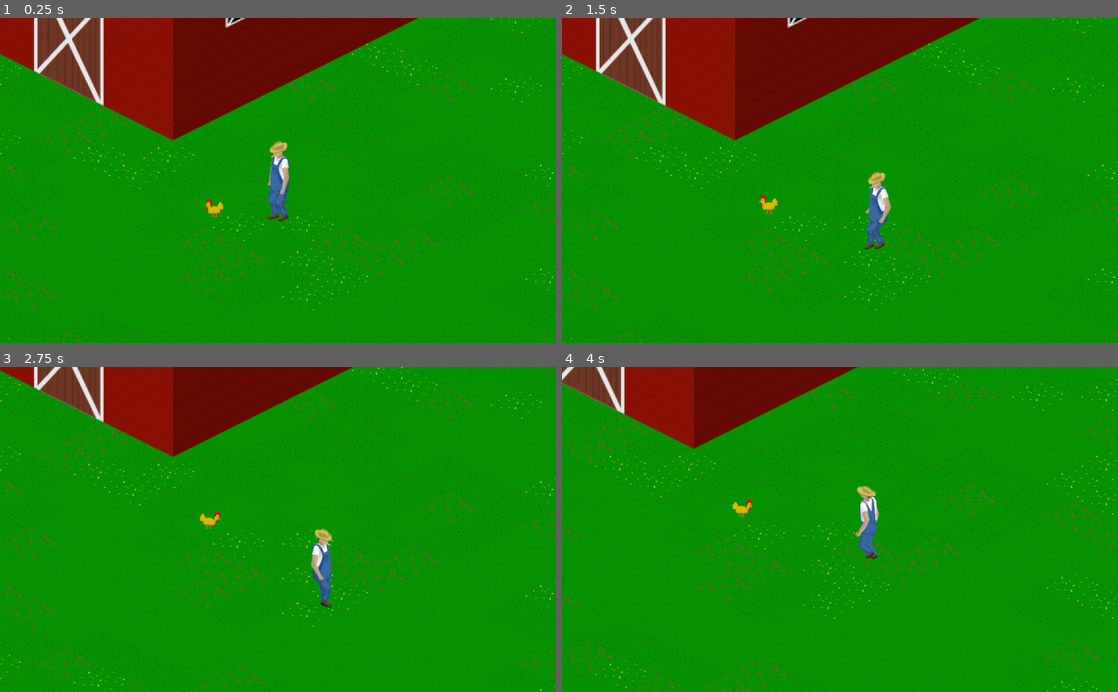
Above: before the commit, frames 1-4 (two rows, left to right).
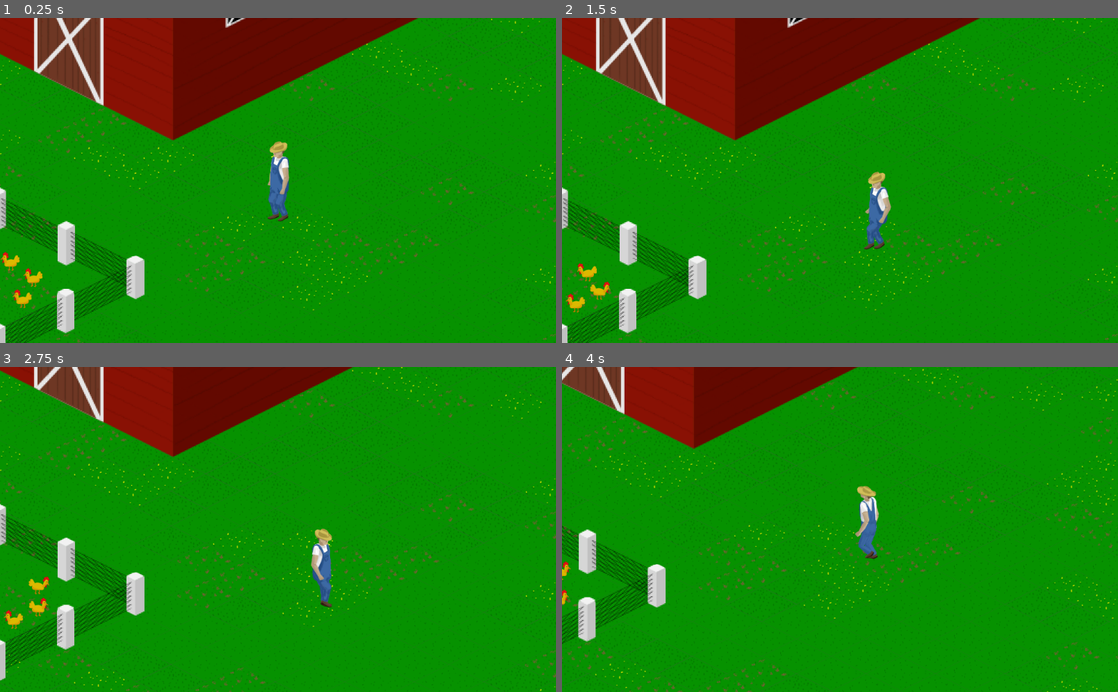
Above: after the commit, the same moments.

Repository: CodeChomper/LDJam46
Game: Godot game, scene res://Scenes/Farm.tscn
Two runs of this game, one before a commit and one after it. Both use one fixed random seed, a clock stepped at 60 frames per second and the inputs below.
Inputs:
- Up to frame 1 (0.25 s): no input
- Up to frame 2 (1.5 s): hold Right (ui_right) 0.53-1.28 s; hold Down (ui_down) from 1.28 s (still down)
- Up to frame 3 (2.75 s): release Down (ui_down) at 2.03 s; hold Right (ui_right) from 2.03 s (still down)
- Up to frame 4 (4 s): release Right (ui_right) at 2.78 s; hold Up (ui_up) 2.78-3.53 s; hold Left (ui_left) from 3.53 s (still down)

The runs differ from the first frame. In frame 1, 3.4% of the frame differs, in the area x 0-41%, y 52-100%; in frame 2, 3.4%; in frame 3, 3.5%, in the area x 0-40%, y 42-97%; in frame 4, 2.5%.

Commit message:
Added Chicken Coop

Diff:
--- a/Scenes/Farm.tscn
+++ b/Scenes/Farm.tscn
@@ -1,9 +1,11 @@
-[gd_scene load_steps=6 format=2]
+[gd_scene load_steps=8 format=2]
 
 [ext_resource path="res://GrasTiles.png" type="Texture" id=1]
 [ext_resource path="res://Scenes/Farmer.tscn" type="PackedScene" id=2]
 [ext_resource path="res://Barn.png" type="Texture" id=3]
 [ext_resource path="res://Scenes/Chicken.tscn" type="PackedScene" id=4]
+[ext_resource path="res://Scenes/Fences/Back.tscn" type="PackedScene" id=5]
+[ext_resource path="res://Scenes/Fences/Side.tscn" type="PackedScene" id=6]
 
 [sub_resource type="TileSet" id=1]
 0/name = "GrasTiles.png 0"
@@ -29,6 +31,244 @@
 0/shape_one_way_margin = 0.0
 0/shapes = [  ]
 0/z_index = 0
+1/name = "GrasTiles.png 1"
+1/texture = ExtResource( 1 )
+1/tex_offset = Vector2( 0, 0 )
+1/modulate = Color( 1, 1, 1, 1 )
+1/region = Rect2( 0, 160, 128, 64 )
+1/tile_mode = 0
+1/occluder_offset = Vector2( 0, 0 )
+1/navigation_offset = Vector2( 0, 0 )
+1/shape_offset = Vector2( 0, 0 )
+1/shape_transform = Transform2D( 1, 0, 0, 1, 0, 0 )
+1/shape_one_way = false
+1/shape_one_way_margin = 0.0
+1/shapes = [  ]
+1/z_index = 0
+2/name = "GrasTiles.png 2"
+2/texture = ExtResource( 1 )
+2/tex_offset = Vector2( 0, 0 )
+2/modulate = Color( 1, 1, 1, 1 )
+2/region = Rect2( 128, 160, 128, 64 )
+2/tile_mode = 0
+2/occluder_offset = Vector2( 0, 0 )
+2/navigation_offset = Vector2( 0, 0 )
+2/shape_offset = Vector2( 0, 0 )
+2/shape_transform = Transform2D( 1, 0, 0, 1, 0, 0 )
+2/shape_one_way = false
+2/shape_one_way_margin = 0.0
+2/shapes = [  ]
+2/z_index = 0
+3/name = "GrasTiles.png 3"
+3/texture = ExtResource( 1 )
+3/tex_offset = Vector2( 0, 0 )
+3/modulate = Color( 1, 1, 1, 1 )
+3/region = Rect2( 0, 224, 128, 64 )
+3/tile_mode = 0
+3/occluder_offset = Vector2( 0, 0 )
+3/navigation_offset = Vector2( 0, 0 )
+3/shape_offset = Vector2( 0, 0 )
+3/shape_transform = Transform2D( 1, 0, 0, 1, 0, 0 )
+3/shape_one_way = false
+3/shape_one_way_margin = 0.0
+3/shapes = [  ]
+3/z_index = 0
+4/name = "GrasTiles.png 4"
+4/texture = ExtResource( 1 )
+4/tex_offset = Vector2( 0, 0 )
+4/modulate = Color( 1, 1, 1, 1 )
+4/region = Rect2( 128, 224, 128, 64 )
+4/tile_mode = 0
+4/occluder_offset = Vector2( 0, 0 )
+4/navigation_offset = Vector2( 0, 0 )
+4/shape_offset = Vector2( 0, 0 )
+4/shape_transform = Transform2D( 1, 0, 0, 1, 0, 0 )
+4/shape_one_way = false
+4/shape_one_way_margin = 0.0
+4/shapes = [  ]
+4/z_index = 0
+5/name = "GrasTiles.png 5"
+5/texture = ExtResource( 1 )
+5/tex_offset = Vector2( 0, 0 )
+5/modulate = Color( 1, 1, 1, 1 )
+5/region = Rect2( 256, 160, 128, 64 )
+5/tile_mode = 0
+5/occluder_offset = Vector2( 0, 0 )
+5/navigation_offset = Vector2( 0, 0 )
+5/shape_offset = Vector2( 0, 0 )
+5/shape_transform = Transform2D( 1, 0, 0, 1, 0, 0 )
+5/shape_one_way = false
+5/shape_one_way_margin = 0.0
+5/shapes = [  ]
+5/z_index = 0
+6/name = "GrasTiles.png 6"
+6/texture = ExtResource( 1 )
+6/tex_offset = Vector2( 0, 0 )
+6/modulate = Color( 1, 1, 1, 1 )
+6/region = Rect2( 256, 96, 128, 64 )
+6/tile_mode = 0
+6/occluder_offset = Vector2( 0, 0 )
+6/navigation_offset = Vector2( 0, 0 )
+6/shape_offset = Vector2( 0, 0 )
+6/shape_transform = Transform2D( 1, 0, 0, 1, 0, 0 )
+6/shape_one_way = false
+6/shape_one_way_margin = 0.0
+6/shapes = [  ]
+6/z_index = 0
+7/name = "GrasTiles.png 7"
+7/texture = ExtResource( 1 )
+7/tex_offset = Vector2( 0, 0 )
+7/modulate = Color( 1, 1, 1, 1 )
+7/region = Rect2( 384, 96, 128, 64 )
+7/tile_mode = 0
+7/occluder_offset = Vector2( 0, 0 )
+7/navigation_offset = Vector2( 0, 0 )
+7/shape_offset = Vector2( 0, 0 )
+7/shape_transform = Transform2D( 1, 0, 0, 1, 0, 0 )
+7/shape_one_way = false
+7/shape_one_way_margin = 0.0
+7/shapes = [  ]
+7/z_index = 0
+8/name = "GrasTiles.png 8"
+8/texture = ExtResource( 1 )
+8/tex_offset = Vector2( 0, 0 )
+8/modulate = Color( 1, 1, 1, 1 )
+8/region = Rect2( 384, 160, 128, 64 )
+8/tile_mode = 0
+8/occluder_offset = Vector2( 0, 0 )
+8/navigation_offset = Vector2( 0, 0 )
+8/shape_offset = Vector2( 0, 0 )
+8/shape_transform = Transform2D( 1, 0, 0, 1, 0, 0 )
+8/shape_one_way = false
+8/shape_one_way_margin = 0.0
+8/shapes = [  ]
+8/z_index = 0
+9/name = "GrasTiles.png 9"
+9/texture = ExtResource( 1 )
+9/tex_offset = Vector2( 0, 0 )
+9/modulate = Color( 1, 1, 1, 1 )
+9/region = Rect2( 256, 224, 128, 64 )
+9/tile_mode = 0
+9/occluder_offset = Vector2( 0, 0 )
+9/navigation_offset = Vector2( 0, 0 )
+9/shape_offset = Vector2( 0, 0 )
+9/shape_transform = Transform2D( 1, 0, 0, 1, 0, 0 )
+9/shape_one_way = false
+9/shape_one_way_margin = 0.0
+9/shapes = [  ]
+9/z_index = 0
+10/name = "GrasTiles.png 10"
+10/texture = ExtResource( 1 )
+10/tex_offset = Vector2( 0, 0 )
+10/modulate = Color( 1, 1, 1, 1 )
+10/region = Rect2( 384, 224, 128, 64 )
+10/tile_mode = 0
+10/occluder_offset = Vector2( 0, 0 )
+10/navigation_offset = Vector2( 0, 0 )
+10/shape_offset = Vector2( 0, 0 )
+10/shape_transform = Transform2D( 1, 0, 0, 1, 0, 0 )
+10/shape_one_way = false
+10/shape_one_way_margin = 0.0
+10/shapes = [  ]
+10/z_index = 0
+11/name = "GrasTiles.png 11"
+11/texture = ExtResource( 1 )
+11/tex_offset = Vector2( 0, 0 )
+11/modulate = Color( 1, 1, 1, 1 )
+11/region = Rect2( 256, 288, 128, 64 )
+11/tile_mode = 0
+11/occluder_offset = Vector2( 0, 0 )
+11/navigation_offset = Vector2( 0, 0 )
+11/shape_offset = Vector2( 0, 0 )
+11/shape_transform = Transform2D( 1, 0, 0, 1, 0, 0 )
+11/shape_one_way = false
+11/shape_one_way_margin = 0.0
+11/shapes = [  ]
+11/z_index = 0
+12/name = "GrasTiles.png 12"
+12/texture = ExtResource( 1 )
+12/tex_offset = Vector2( 0, 0 )
+12/modulate = Color( 1, 1, 1, 1 )
+12/region = Rect2( 384, 288, 128, 64 )
+12/tile_mode = 0
+12/occluder_offset = Vector2( 0, 0 )
+12/navigation_offset = Vector2( 0, 0 )
+12/shape_offset = Vector2( 0, 0 )
+12/shape_transform = Transform2D( 1, 0, 0, 1, 0, 0 )
+12/shape_one_way = false
+12/shape_one_way_margin = 0.0
+12/shapes = [  ]
+12/z_index = 0
+13/name = "GrasTiles.png 13"
+13/texture = ExtResource( 1 )
+13/tex_offset = Vector2( 0, 0 )
+13/modulate = Color( 1, 1, 1, 1 )
+13/region = Rect2( 512, 160, 128, 64 )
+13/tile_mode = 0
+13/occluder_offset = Vector2( 0, 0 )
+13/navigation_offset = Vector2( 0, 0 )
+13/shape_offset = Vector2( 0, 0 )
+13/shape_transform = Transform2D( 1, 0, 0, 1, 0, 0 )
+13/shape_one_way = false
+13/shape_one_way_margin = 0.0
+13/shapes = [  ]
+13/z_index = 0
+14/name = "GrasTiles.png 14"
+14/texture = ExtResource( 1 )
+14/tex_offset = Vector2( 0, 0 )
+14/modulate = Color( 1, 1, 1, 1 )
+14/region = Rect2( 512, 224, 128, 64 )
+14/tile_mode = 0
+14/occluder_offset = Vector2( 0, 0 )
+14/navigation_offset = Vector2( 0, 0 )
+14/shape_offset = Vector2( 0, 0 )
+14/shape_transform = Transform2D( 1, 0, 0, 1, 0, 0 )
+14/shape_one_way = false
+14/shape_one_way_margin = 0.0
+14/shapes = [  ]
+14/z_index = 0
+15/name = "GrasTiles.png 15"
+15/texture = ExtResource( 1 )
+15/tex_offset = Vector2( 0, 0 )
+15/modulate = Color( 1, 1, 1, 1 )
+15/region = Rect2( 640, 160, 128, 64 )
+15/tile_mode = 0
+15/occluder_offset = Vector2( 0, 0 )
+15/navigation_offset = Vector2( 0, 0 )
+15/shape_offset = Vector2( 0, 0 )
+15/shape_transform = Transform2D( 1, 0, 0, 1, 0, 0 )
+15/shape_one_way = false
+15/shape_one_way_margin = 0.0
+15/shapes = [  ]
+15/z_index = 0
+16/name = "GrasTiles.png 16"
+16/texture = ExtResource( 1 )
+16/tex_offset = Vector2( 0, 0 )
+16/modulate = Color( 1, 1, 1, 1 )
+16/region = Rect2( 640, 224, 128, 64 )
+16/tile_mode = 0
+16/occluder_offset = Vector2( 0, 0 )
+16/navigation_offset = Vector2( 0, 0 )
+16/shape_offset = Vector2( 0, 0 )
+16/shape_transform = Transform2D( 1, 0, 0, 1, 0, 0 )
+16/shape_one_way = false
+16/shape_one_way_margin = 0.0
+16/shapes = [  ]
+16/z_index = 0
+17/name = "GrasTiles.png 17"
+17/texture = ExtResource( 1 )
+17/tex_offset = Vector2( 0, 0 )
+17/modulate = Color( 1, 1, 1, 1 )
+17/region = Rect2( 128, 352, 128, 64 )
+17/tile_mode = 0
+17/occluder_offset = Vector2( 0, 0 )
+17/navigation_offset = Vector2( 0, 0 )
+17/shape_offset = Vector2( 0, 0 )
+17/shape_transform = Transform2D( 1, 0, 0, 1, 0, 0 )
+17/shape_one_way = false
+17/shape_one_way_margin = 0.0
+17/shapes = [  ]
+17/z_index = 0
 
 [node name="Farm" type="Node2D"]
 
@@ -57,4 +297,58 @@
 polygon = PoolVector2Array( -255.842, 93.5006, -64.2624, 174.553, 255.212, 28.2373, 255.738, -30.1838, -254.542, -13.2864 )
 
 [node name="Chicken" parent="YSort" instance=ExtResource( 4 )]
-position = Vector2( 398.053, 349.868 )
+position = Vector2( -142.308, 375.265 )
+
+[node name="Chicken2" parent="YSort" instance=ExtResource( 4 )]
+position = Vector2( -206.071, 400.121 )
+
+[node name="Chicken3" parent="YSort" instance=ExtResource( 4 )]
+position = Vector2( -90.4334, 451.455 )
+
+[node name="Chicken4" parent="YSort" instance=ExtResource( 4 )]
+position = Vector2( -151.494, 445.511 )
+
+[node name="Chicken5" parent="YSort" instance=ExtResource( 4 )]
+position = Vector2( -43.4221, 415.251 )
+
+[node name="Chicken6" parent="YSort" instance=ExtResource( 4 )]
+position = Vector2( 65.7308, 477.933 )
+
+[node name="Chicken7" parent="YSort" instance=ExtResource( 4 )]
+position = Vector2( -13.1619, 515.758 )
+
+[node name="Chicken8" parent="YSort" instance=ExtResource( 4 )]
+position = Vector2( 23.5827, 448.754 )
+
+[node name="Chicken9" parent="YSort" instance=ExtResource( 4 )]
+position = Vector2( 46.8182, 519.541 )
+
+[node name="Back" parent="YSort" instance=ExtResource( 5 )]
+position = Vector2( -320.08, 440.404 )
+
+[node name="Back2" parent="YSort" instance=ExtResource( 5 )]
+position = Vector2( -192.482, 506.222 )
+
+[node name="Back6" parent="YSort" instance=ExtResource( 5 )]
+position = Vector2( -64.1982, 317.505 )
+
+[node name="Back5" parent="YSort" instance=ExtResource( 5 )]
+position = Vector2( 63.3995, 383.323 )
+
+[node name="Side" parent="YSort" instance=ExtResource( 6 )]
+position = Vector2( -319.621, 378.912 )
+
+[node name="Side3" parent="YSort" instance=ExtResource( 6 )]
+position = Vector2( 62.1311, 569.325 )
+
+[node name="Side4" parent="YSort" instance=ExtResource( 6 )]
+position = Vector2( 189.116, 509.345 )
+
+[node name="Side2" parent="YSort" instance=ExtResource( 6 )]
+position = Vector2( -192.022, 317.332 )
+
+[node name="Back3" parent="YSort" instance=ExtResource( 5 )]
+position = Vector2( -64.9206, 568.428 )
+
+[node name="Back4" parent="YSort" instance=ExtResource( 5 )]
+position = Vector2( 190.961, 445.529 )
--- a/Scenes/Farmer.tscn
+++ b/Scenes/Farmer.tscn
@@ -67,22 +67,19 @@
 
 [sub_resource type="CapsuleShape2D" id=2]
 radius = 19.1862
-height = 23.8012
+height = 54.2134
 
 [node name="Farmer" type="KinematicBody2D"]
 script = ExtResource( 15 )
-__meta__ = {
-"_edit_group_": true
-}
 
 [node name="Animations" type="AnimatedSprite" parent="."]
 frames = SubResource( 1 )
 animation = "WalkUp"
-frame = 6
+frame = 4
 playing = true
 
 [node name="CollisionShape2D" type="CollisionShape2D" parent="."]
-position = Vector2( -3.23535, 37.8535 )
+position = Vector2( -3.88239, 23.2944 )
 shape = SubResource( 2 )
 
 [node name="Camera2D" type="Camera2D" parent="."]
--- /dev/null
+++ b/Scenes/Fences/Back.tscn
@@ -0,0 +1,12 @@
+[gd_scene load_steps=2 format=2]
+
+[ext_resource path="res://Props/Back.png" type="Texture" id=1]
+
+[node name="Back" type="Sprite"]
+scale = Vector2( 2, 2 )
+texture = ExtResource( 1 )
+
+[node name="StaticBody2D" type="StaticBody2D" parent="."]
+
+[node name="CollisionPolygon2D" type="CollisionPolygon2D" parent="StaticBody2D"]
+polygon = PoolVector2Array( -39.9845, -9.95118, 31.5975, 25.7568, 31.9297, 3.33551, -39.6523, -32.0403 )
--- /dev/null
+++ b/Scenes/Fences/Side.tscn
@@ -0,0 +1,12 @@
+[gd_scene load_steps=2 format=2]
+
+[ext_resource path="res://Props/Side.png" type="Texture" id=1]
+
+[node name="Side" type="Sprite"]
+scale = Vector2( 2, 2 )
+texture = ExtResource( 1 )
+
+[node name="StaticBody2D" type="StaticBody2D" parent="."]
+
+[node name="CollisionPolygon2D" type="CollisionPolygon2D" parent="StaticBody2D"]
+polygon = PoolVector2Array( -39.6887, -0.51931, 31.4107, -35.85, 31.7027, -6.06711, -39.3967, 28.0957 )
Binary file changed: GrasTiles.png
Binary file added: GrassTiles.png
Not shown, added: GrassTiles.png.import
Binary file added: Props/Back.png
Not shown, added: Props/Back.png.import
Binary file added: Props/LeftCorner.png
Not shown, added: Props/LeftCorner.png.import
Binary file added: Props/RightCorner.png
Not shown, added: Props/RightCorner.png.import
Binary file added: Props/Side.png
Not shown, added: Props/Side.png.import
Binary file added: Props/TopCorner.png
(and 5 more such lines)
